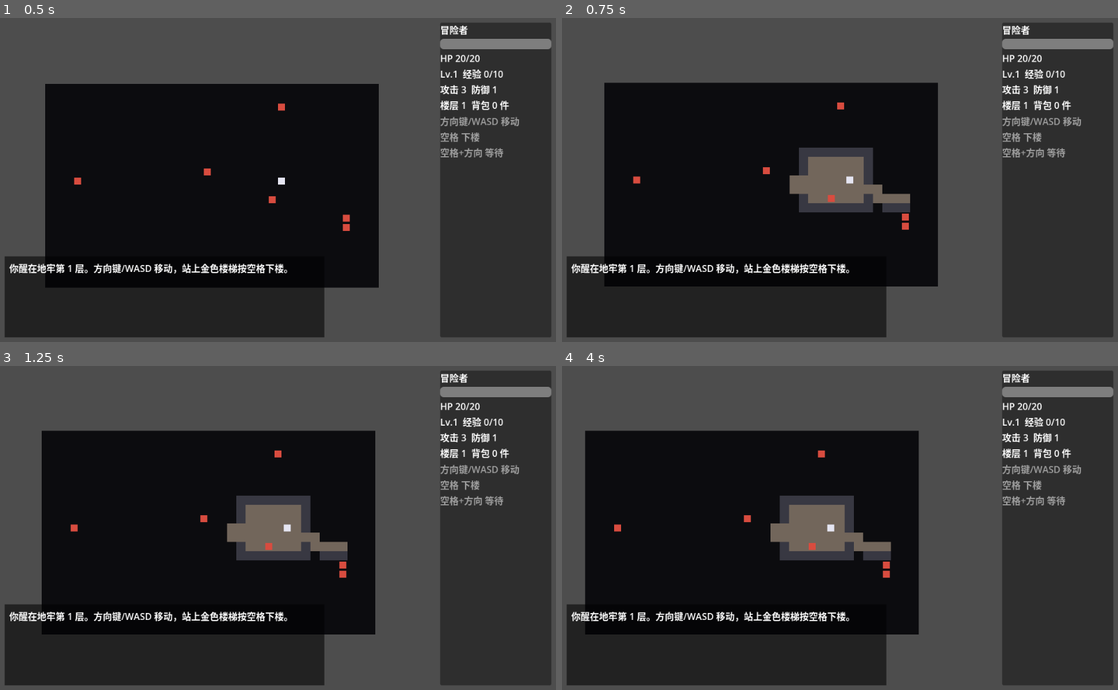
Above: before the commit, frames 1-4 (two rows, left to right).
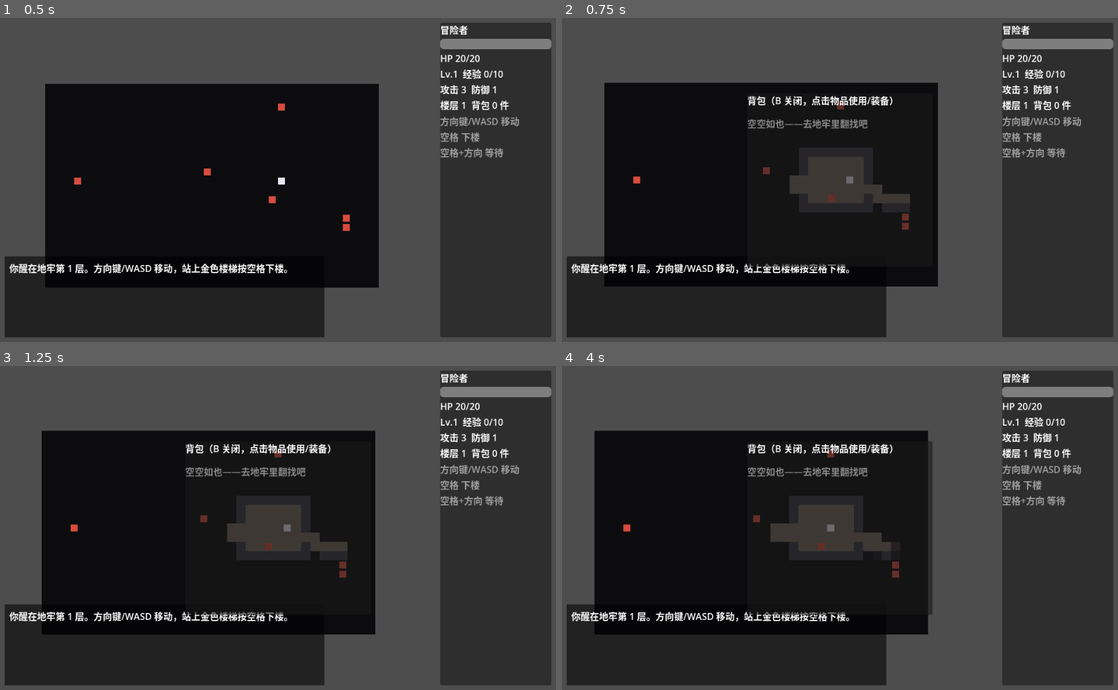
Above: after the commit, the same moments.

Repository: ngucua02-arch/Roguelike_Zcode
Game: Godot game, scene res://src/autoload/main.tscn
The game is run twice, just before and just after one commit, with the same random seed, the same clock (stepped at 60 frames per second) and the same inputs.
Inputs (mouse positions are in pixels of both pictures, inside the frame that each line leads up to):
- Up to frame 1 (0.5 s): no input
- Up to frame 2 (0.75 s): tap Enter at 0.5 s; move the mouse to (962, 163) at 0.52 s; hold Right (move_right) from 0.53 s (still down); hold B (bag, bound only after the commit) from 0.53 s (still down); click (962, 163) at 0.67 s
- Up to frame 3 (1.25 s): keep holding Right (move_right); keep holding B (bag, bound only after the commit)
- Up to frame 4 (4 s): release Right (move_right) at 1.25 s; release B (bag, bound only after the commit) at 1.25 s; tap Space (descend) at 1.25, 2.75 s; drag from (728, 544) to (812, 592) at 1.27 s; tap Enter at 2, 3.5 s; move the mouse to (895, 456) at 2.02 s; hold Right (move_right) 2.03-2.75 s; hold Shift 2.03-2.75 s; tap B (bag, bound only after the commit) at 2.3 s; drag from (812, 592) to (673, 479) at 2.77 s; move the mouse to (1006, 576) at 3.52 s; hold Left (move_left) from 3.53 s (still down); hold B (bag, bound only after the commit) from 3.53 s (still down); tap Ctrl at 3.6 s

Frame 1 is identical in both runs. In frame 2, 3.0% of the frame differs, in the area x 33-63%, y 23-77%; in frame 3, 3.0%; in frame 4, 6.4%, in the area x 4-67%, y 19-83%.

Commit message:
feat: 背包界面——B 键开关，鼠标点击使用药水/装备武器护甲（补可玩性缺口）

Diff:
--- a/project.godot
+++ b/project.godot
@@ -61,6 +61,11 @@
 "deadzone": 0.2,
 "events": []
 }
+bag={
+"deadzone": 0.2,
+"events": [Object(InputEventKey,"resource_local_to_scene":false,"resource_name":"","device":-1,"window_id":0,"alt_pressed":false,"shift_pressed":false,"ctrl_pressed":false,"meta_pressed":false,"pressed":false,"keycode":0,"physical_keycode":66,"key_label":0,"unicode":0,"location":0,"echo":false,"script":null)
+]
+}
 
 [rendering]
 
--- a/src/autoload/main.gd
+++ b/src/autoload/main.gd
@@ -23,10 +23,15 @@
 	game_running = true
 
 func _unhandled_input(event: InputEvent) -> void:
+	if event.is_action_pressed("bag"):
+		%Hud.toggle_inventory()
+		return
 	if not game_running:
 		if event.is_action_pressed("descend"):
 			_start_game()  # 结算画面按空格重开
 		return
+	if %Hud.inventory_open:
+		return  # 背包打开时拦截游戏输入（回合制无需暂停世界）
 	var dir := Vector2i.ZERO
 	if event.is_action_pressed("move_up"):
 		dir = Vector2i.UP
--- a/src/ui/hud.gd
+++ b/src/ui/hud.gd
@@ -20,10 +20,17 @@
 var end_detail: Label
 var _log_lines: Array = []
 
+# 背包面板
+var inventory_open := false
+var _inv_panel: PanelContainer
+var _inv_grid: GridContainer
+var _inv_hint: Label
+
 func _ready() -> void:
 	_build_stats_panel()
 	_build_log()
 	_build_end_layer()
+	_build_inventory_panel()
 
 func bind_game(game_main: Object) -> void:
 	main = game_main
@@ -52,6 +59,8 @@
 				_log("升级！Lv.%d（回满血）" % e.data.level)
 			GameEvents.PICKED_UP:
 				_log("拾取 %s" % e.data.item_name)
+				if inventory_open:
+					refresh_inventory()
 			"healed":
 				_log("恢复 %d HP" % e.data.amount)
 			"equipped":
@@ -81,7 +90,85 @@
 	_log_lines.clear()
 	log_label.text = ""
 	hide_end()
+	inventory_open = false
+	_inv_panel.visible = false
 	_refresh_stats()
+
+## B 键开关背包；打开时按当前背包内容重建格子。
+func toggle_inventory() -> void:
+	inventory_open = not inventory_open
+	_inv_panel.visible = inventory_open
+	if inventory_open:
+		refresh_inventory()
+
+## 按规则层 Inventory 当前内容重建物品按钮格子。
+func refresh_inventory() -> void:
+	for child in _inv_grid.get_children():
+		child.queue_free()
+	var s = TurnManager.scheduler
+	if s == null:
+		return
+	var items: Array = s.inventory.items
+	if items.is_empty():
+		_inv_hint.visible = true
+		return
+	_inv_hint.visible = false
+	for i in items.size():
+		var def: Object = items[i].def
+		var btn := Button.new()
+		btn.custom_minimum_size = Vector2(66, 56)
+		btn.text = "%s\n%s" % [def.glyph, def.display_name]
+		btn.tooltip_text = _item_tooltip(def)
+		btn.pressed.connect(_use_item.bind(i))
+		_inv_grid.add_child(btn)
+
+func _use_item(index: int) -> void:
+	var s = TurnManager.scheduler
+	if s == null or not inventory_open:
+		return
+	var events: Array = s.inventory.use(index, s.player)
+	if not events.is_empty():
+		consume(events)
+	refresh_inventory()
+
+func _item_tooltip(def: Object) -> String:
+	match def.kind:
+		"potion":
+			return "点击使用：恢复 %d 点 HP" % def.power
+		"weapon":
+			return "点击装备：攻击 +%d" % def.power
+		"armor":
+			return "点击装备：防御 +%d" % def.power
+	return def.display_name
+
+func _build_inventory_panel() -> void:
+	_inv_panel = PanelContainer.new()
+	_inv_panel.visible = false
+	add_child(_inv_panel)
+	var vbox := VBoxContainer.new()
+	vbox.add_theme_constant_override("separation", 8)
+	_inv_panel.add_child(vbox)
+	var title := Label.new()
+	title.text = "背包（B 关闭，点击物品使用/装备）"
+	vbox.add_child(title)
+	_inv_grid = GridContainer.new()
+	_inv_grid.columns = 4
+	_inv_grid.add_theme_constant_override("h_separation", 6)
+	_inv_grid.add_theme_constant_override("v_separation", 6)
+	vbox.add_child(_inv_grid)
+	_inv_hint = Label.new()
+	_inv_hint.text = "空空如也——去地牢里翻找吧"
+	_inv_hint.modulate = Color(1, 1, 1, 0.5)
+	vbox.add_child(_inv_hint)
+	# 面板固定在屏幕中央
+	_inv_panel.anchor_left = 0.5
+	_inv_panel.anchor_right = 0.5
+	_inv_panel.anchor_top = 0.5
+	_inv_panel.anchor_bottom = 0.5
+	_inv_panel.offset_left = -160.0
+	_inv_panel.offset_right = 160.0
+	_inv_panel.offset_top = -150.0
+	_inv_panel.offset_bottom = 150.0
 
 func _refresh_stats() -> void:
 	var s = TurnManager.scheduler
